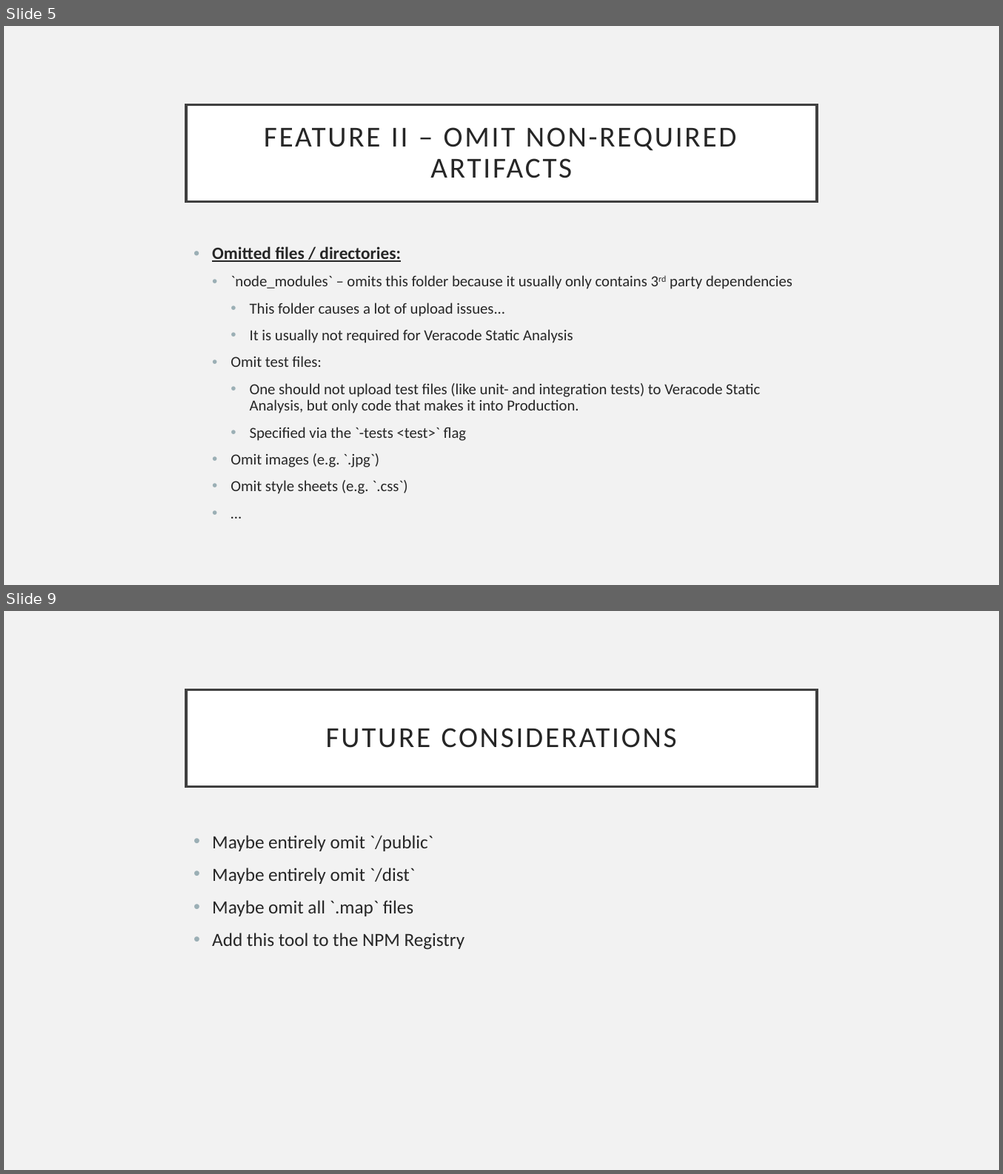
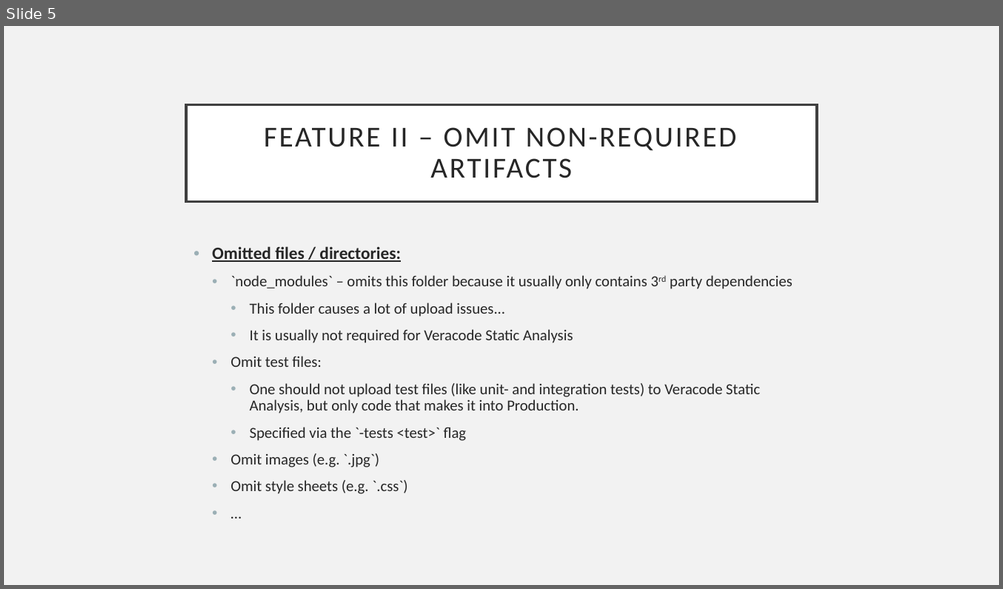
Before and after one commit to dub-flow/veracode-javascript-packager, a slide deck: demo.pptx. Shown one above the other, each under a label of ours: slides 5 and 9 before the commit, slide 5 after it; the slides between them are not shown. The pictures are 1003x1174 and 1003x589 pixels, drawn with LibreOffice and Linux fonts; fonts in the diff are those of the drawing. Boxes give left, top, right and bottom in pixels: in the first picture for what was removed or moved away, otherwise in the second. Text is boxed around its words. In the diff, an @@ line names an element or a change of style, - is before the commit and + after.

```diff
--- a/demo.pptx
+++ b/demo.pptx
@@ slide 9 removed at [4, 611, 999, 1170], background #F2F2F2 @@
@@ title removed at [186, 689, 817, 786] @@
-FUTURE CONSIDERATIONS
@@ text removed at [212, 835, 465, 950] @@
-• Maybe entirely omit `/public`
-• Maybe entirely omit `/dist`
-• Maybe omit all `.map` files
-• Add this tool to the NPM Registry
```
Also in this commit, not shown: 6 slides changed.
